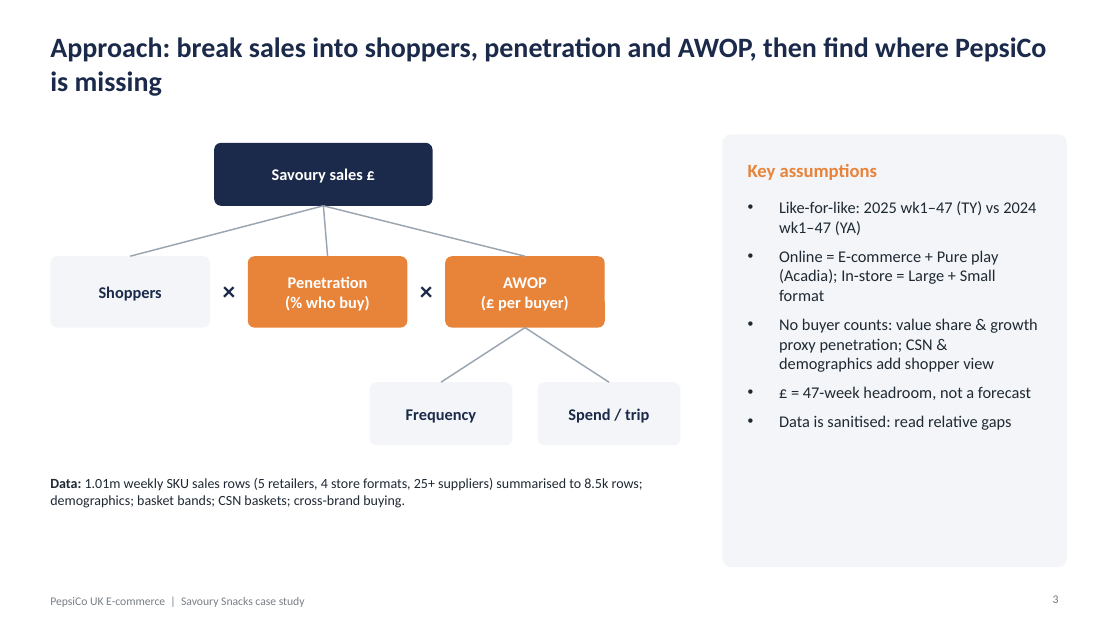
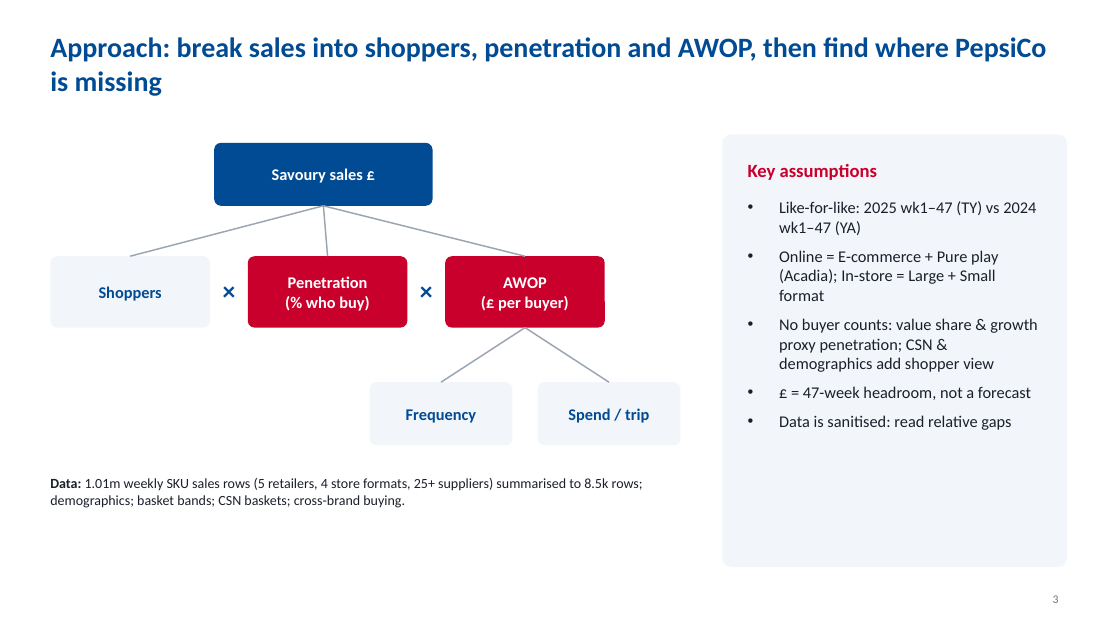
Before and after one commit to harshjunekumar/test-sample, a slide deck: slide 3 of case_study/PepsiCo_Savoury_Case_Study_Deck.pptx. Drawn at 1120x630 pixels with LibreOffice and Linux fonts; fonts in the diff are those of the drawing. Boxes give left, top, right and bottom in pixels: in the first picture for what was removed or moved away, otherwise in the second. Text is boxed around its words. In the diff, an @@ line names an element or a change of style, - is before the commit and + after.

```diff
--- a/case_study/PepsiCo_Savoury_Case_Study_Deck.pptx
+++ b/case_study/PepsiCo_Savoury_Case_Study_Deck.pptx
@@ rounded rectangle at [214, 143, 433, 206]: fill #1B2A4A to #004B93 @@
@@ fill #F3F5F8 to #F2F6FA in 4 elements at [50, 256, 210, 328], [370, 382, 513, 445], [538, 382, 681, 445], [723, 134, 1067, 567] @@
@@ text "Key assumptions" at [748, 164, 877, 180]: text colour #E8833A to #C9002B @@
@@ rounded rectangle at [248, 256, 408, 328]: fill #E8833A to #C9002B @@
@@ text colour #1B2A4A to #004B93 in 6 elements at [50, 37, 1046, 96], [99, 286, 162, 301], [406, 409, 477, 423], [568, 408, 649, 423], [210, 265, 248, 315], [408, 265, 445, 315] @@
@@ rounded rectangle at [445, 256, 605, 328]: fill #E8833A to #C9002B @@
@@ text removed at [50, 597, 305, 607] @@
-PepsiCo UK E-commerce | Savoury Snacks case study
```
Also in this commit, not shown: 10 other slides changed, 3 other files.
